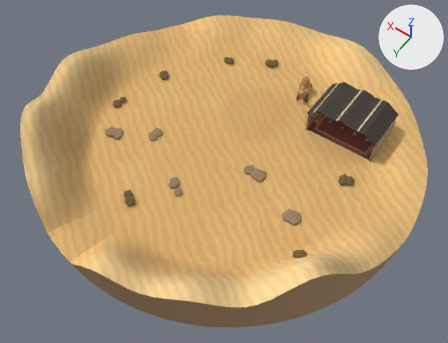
One commit to the glTF model quest-native/assets/world/scene_raid/scene_raid.glb: the scene before it, then after it.
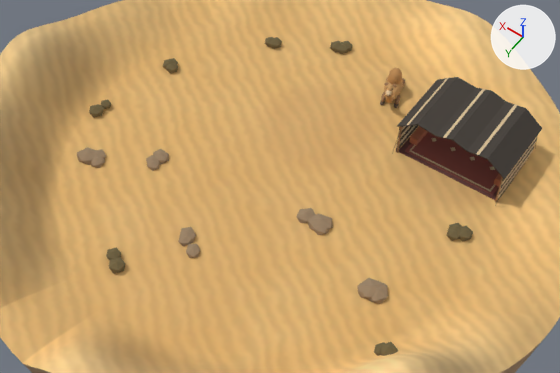
Old and new are each drawn whole from a camera (50 mm lens) standing at (-19.8, 28.3, 40.4) and looking at (-1.4, 2.6, 0.0) and again close up on the part from 13% to 91% of the width and 10% to 78% of the height. The axes (+X, +Y, +Z) are drawn at upper right. The lights are the same throughout. The last two pictures show the newer version. Where no turn or scale is listed for an object, it has been applied to the vertices.

Before the edit, the objects in view are built like this:
```python
ob_icosphere = bpy.data.objects.new('Icosphere', me_icosphere)
ob_icosphere.location = (-3.95, 1.27, 0.1)
ob_icosphere_001 = bpy.data.objects.new('Icosphere.001', me_icosphere_001)
ob_icosphere_001.location = (-4.04, 1.41, 0.1)
ob_icosphere_002 = bpy.data.objects.new('Icosphere.002', me_icosphere_002)
ob_icosphere_002.location = (-3.05, 1.27, 0.1)
ob_icosphere_003 = bpy.data.objects.new('Icosphere.003', me_icosphere_003)
ob_icosphere_003.location = (5.7, 2.47, 0.1)
ob_icosphere_004 = bpy.data.objects.new('Icosphere.004', me_icosphere_004)
ob_icosphere_004.location = (5.69, 3.16, 0.1)
ob_icosphere_005 = bpy.data.objects.new('Icosphere.005', me_icosphere_005)
ob_icosphere_005.location = (5.82, 2.99, 0.1)
ob_icosphere_006 = bpy.data.objects.new('Icosphere.006', me_icosphere_006)
ob_icosphere_006.location = (-8.61, 3.22, 0.1)
ob_icosphere_008 = bpy.data.objects.new('Icosphere.008', me_icosphere_008)
ob_icosphere_008.location = (-8.28, 3.24, 0.1)
ob_tent_002 = bpy.data.objects.new('tent.002', me_tent)
ob_tent_002.location = (-7.6, -7.4, 0.0)
# also in view: 'camel_kneeling.002' at (-2.0, -8.7, 1.2); 'Ground' at (0.0, 0.0, 2.6)
```
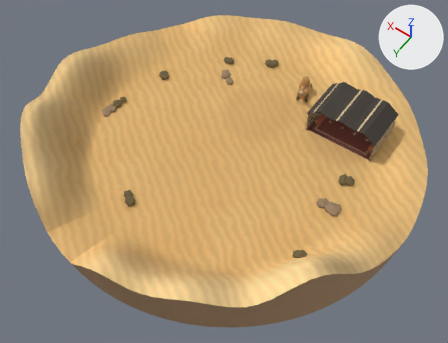
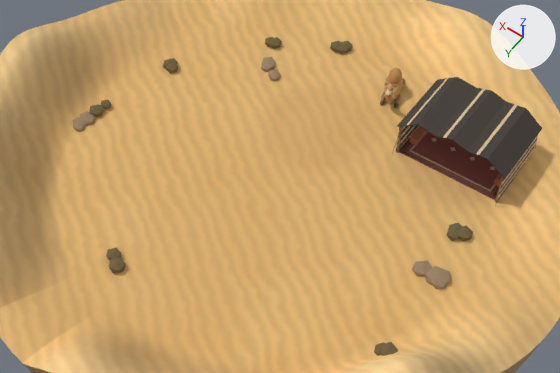
Location of each change, [x1, y1, x2, y2] in pixels of the close-ups (560 x 373 px):
'Icosphere', moved
    before: [308, 213, 333, 230]
    after: [425, 266, 451, 284]
'Icosphere.002', moved
    before: [296, 208, 316, 223]
    after: [412, 260, 433, 276]
'Icosphere.008', moved (not visible afterwards)
    before: [357, 278, 385, 300]
'Icosphere.003', moved
    before: [153, 149, 169, 164]
    after: [80, 111, 95, 126]
'Icosphere.012', moved
    before: [186, 244, 200, 258]
    after: [268, 69, 281, 81]
'Icosphere.013', moved
    before: [180, 227, 196, 243]
    after: [262, 57, 276, 69]
'Icosphere.010', moved (not visible afterwards)
    before: [77, 147, 97, 165]
'Icosphere.006', moved (not visible afterwards)
    before: [369, 284, 388, 304]
'Icosphere.001', moved
    before: [313, 222, 329, 235]
    after: [431, 276, 447, 290]
'Icosphere.004', moved
    before: [147, 161, 159, 171]
    after: [73, 122, 85, 132]
'Icosphere.014', moved
    before: [178, 236, 192, 246]
    after: [261, 63, 273, 72]
'Icosphere.009', moved (not visible afterwards)
    before: [91, 157, 105, 168]
'Icosphere.005', moved
    before: [146, 155, 160, 165]
    after: [73, 117, 86, 126]
'Icosphere.011', moved (not visible afterwards)
    before: [93, 149, 106, 159]

Edits to the bpy script that builds the scene:
```text
Change ob_icosphere:
    ob_icosphere.location: (-3.95, 1.27, 0.1) -> (-10.55, 0.67, 0.1)
Change ob_icosphere_001:
    ob_icosphere_001.location: (-4.04, 1.41, 0.1) -> (-10.64, 0.81, 0.1)
Change ob_icosphere_002:
    ob_icosphere_002.location: (-3.05, 1.27, 0.1) -> (-9.65, 0.67, 0.1)
Change ob_icosphere_003:
    ob_icosphere_003.location: (5.7, 2.47, 0.1) -> (10.9, 2.67, 0.1)
Change ob_icosphere_004:
    ob_icosphere_004.location: (5.69, 3.16, 0.1) -> (10.89, 3.36, 0.1)
Change ob_icosphere_005:
    ob_icosphere_005.location: (5.82, 2.99, 0.1) -> (11.02, 3.19, 0.1)
Change ob_icosphere_006:
    ob_icosphere_006.location: (-8.61, 3.22, 0.1) -> (-11.41, 7.72, 0.1)
Change ob_icosphere_008:
    ob_icosphere_008.location: (-8.28, 3.24, 0.1) -> (-11.08, 7.74, 0.1)
Change ob_icosphere_009:
    ob_icosphere_009.location: (8.3, 4.72, 0.1) -> (10.7, 8.32, 0.1)
Change ob_icosphere_010:
    ob_icosphere_010.location: (8.93, 4.76, 0.1) -> (11.33, 8.36, 0.1)
Change ob_icosphere_011:
    ob_icosphere_011.location: (8.53, 4.53, 0.1) -> (10.93, 8.13, 0.1)
Change ob_icosphere_012:
    ob_icosphere_012.location: (0.34, 6.47, 0.1) -> (4.34, -6.33, 0.1)
Change ob_icosphere_013:
    ob_icosphere_013.location: (1.17, 5.86, 0.1) -> (5.17, -6.94, 0.1)
Change ob_icosphere_014:
    ob_icosphere_014.location: (1.09, 6.12, 0.1) -> (5.09, -6.68, 0.1)
```
